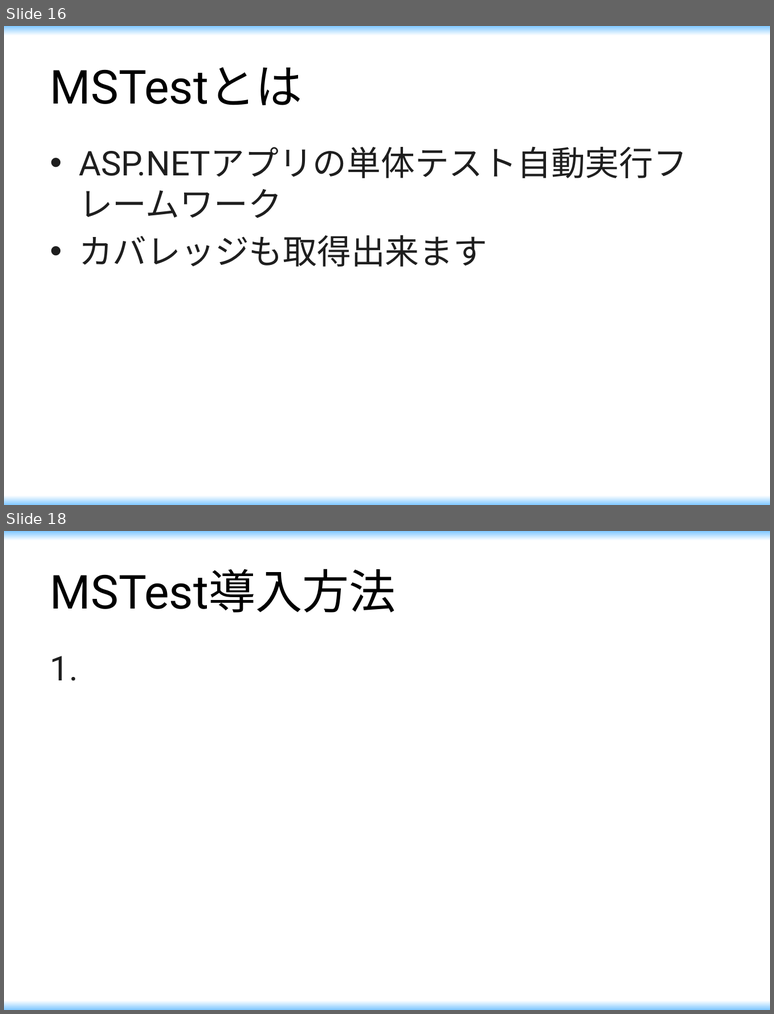
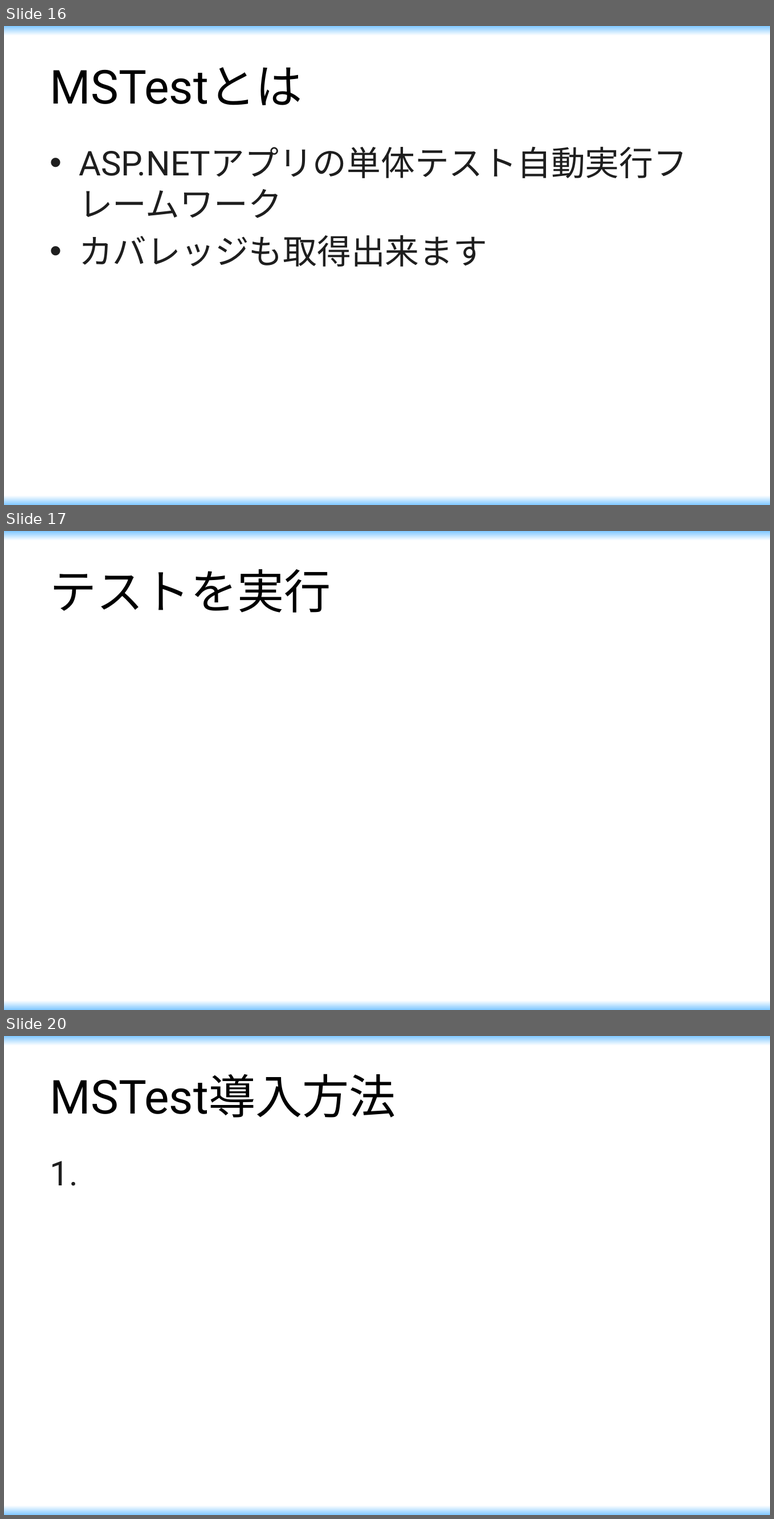
Before and after one commit to maikitakeda/first, a slide deck: document/勉強会.pptx. Shown one above the other, each under a label of ours: slides 16 and 18 before the commit, slides 16, 17 and 20 after it; the slides between them are not shown. The pictures are 774x1014 and 774x1519 pixels, drawn with LibreOffice and Linux fonts; fonts in the diff are those of the drawing. Boxes give left, top, right and bottom in pixels: in the first picture for what was removed or moved away, otherwise in the second. Text is boxed around its words. In the diff, an @@ line names an element or a change of style, - is before the commit and + after.

```diff
--- a/document/勉強会.pptx
+++ b/document/勉強会.pptx
@@ slide 17 added at [4,531,770,1010], background gradient #80C8FF to #FFFFFF @@
@@ title added at [50,569,331,613], 44 pt, text #000000 @@
+テストを実行
@@ what was slide 18 is now slide 20 @@
```
Also in this commit, not shown: 3 slides changed, 21 other slides added, 1 slide removed.
